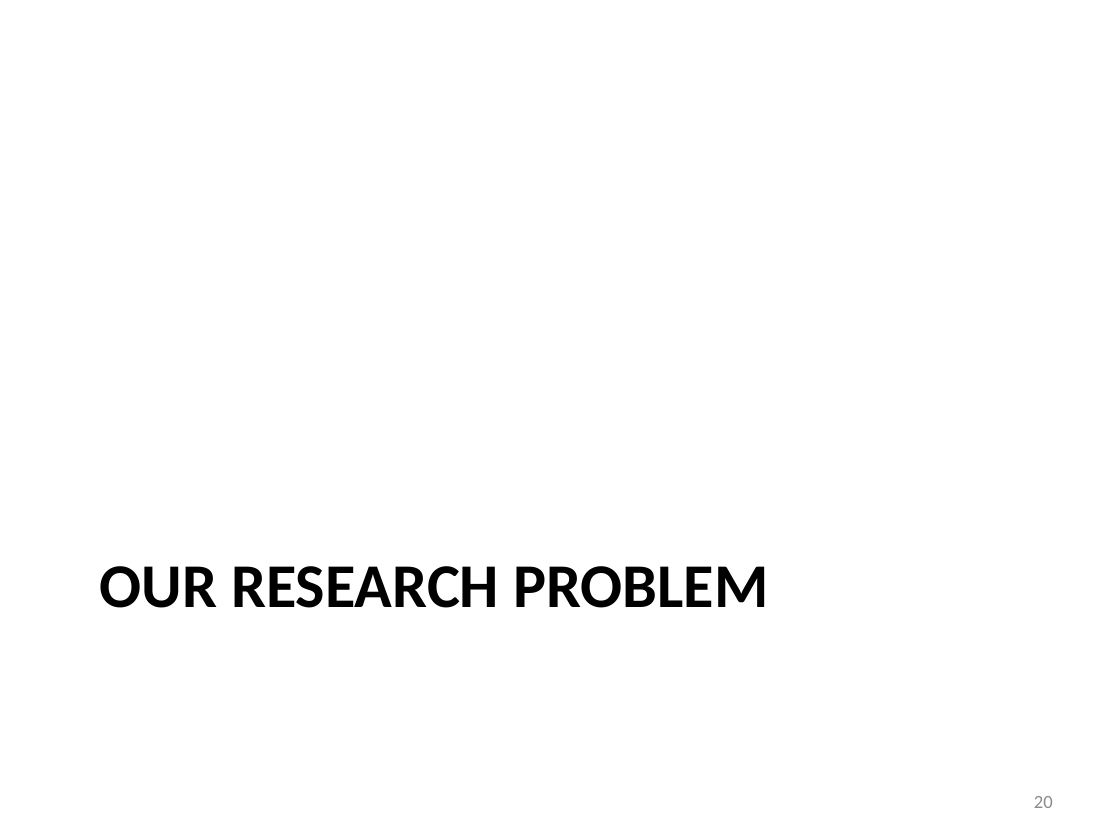
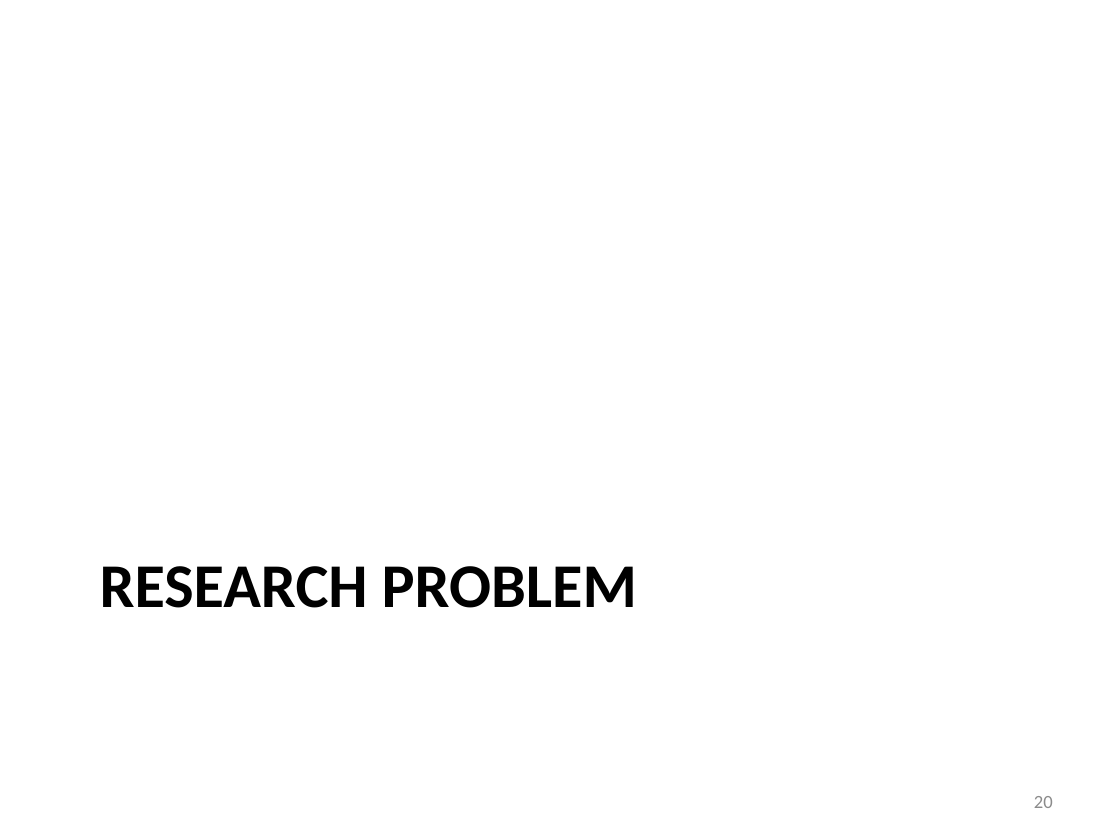
Before and after one commit to takhandipu/MSThesisPresentation, a slide deck: slide 20 of draft.pptx. Drawn at 1120x840 pixels with LibreOffice and Linux fonts; fonts in the diff are those of the drawing. Boxes give left, top, right and bottom in pixels: in the first picture for what was removed or moved away, otherwise in the second. Text is boxed around its words. In the diff, an @@ line names an element or a change of style, - is before the commit and + after.

```diff
--- a/draft.pptx
+++ b/draft.pptx
@@ title at <box>100,566,637,608</box>: text changed @@
-OUR RESEARCH PROBLEM
+RESEARCH PROBLEM
```
Also in this commit, not shown: 2 other slides changed, 1 slide added, 1 slide removed.
